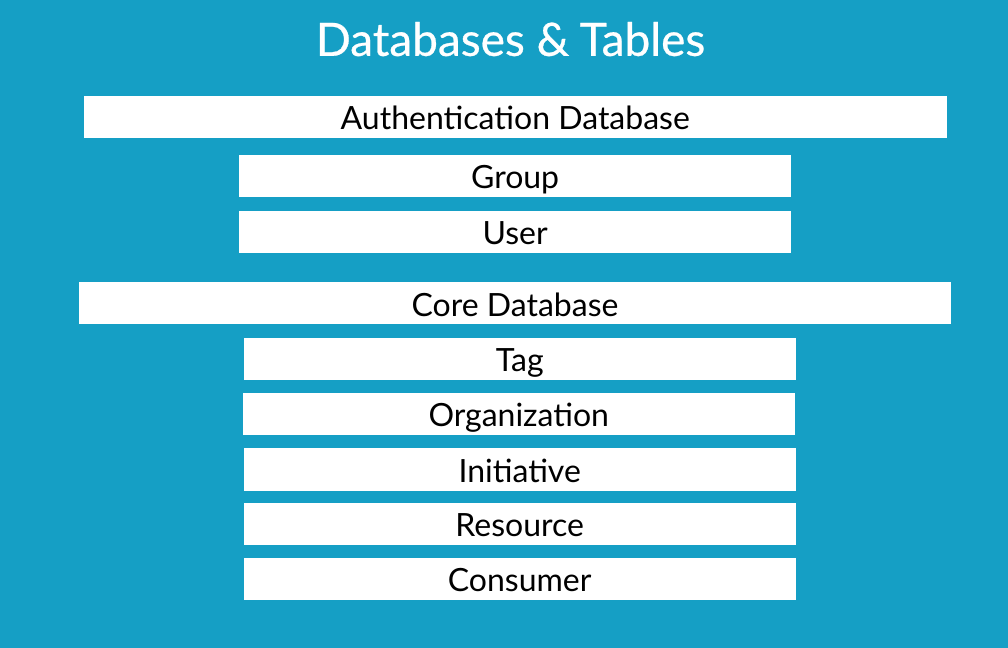
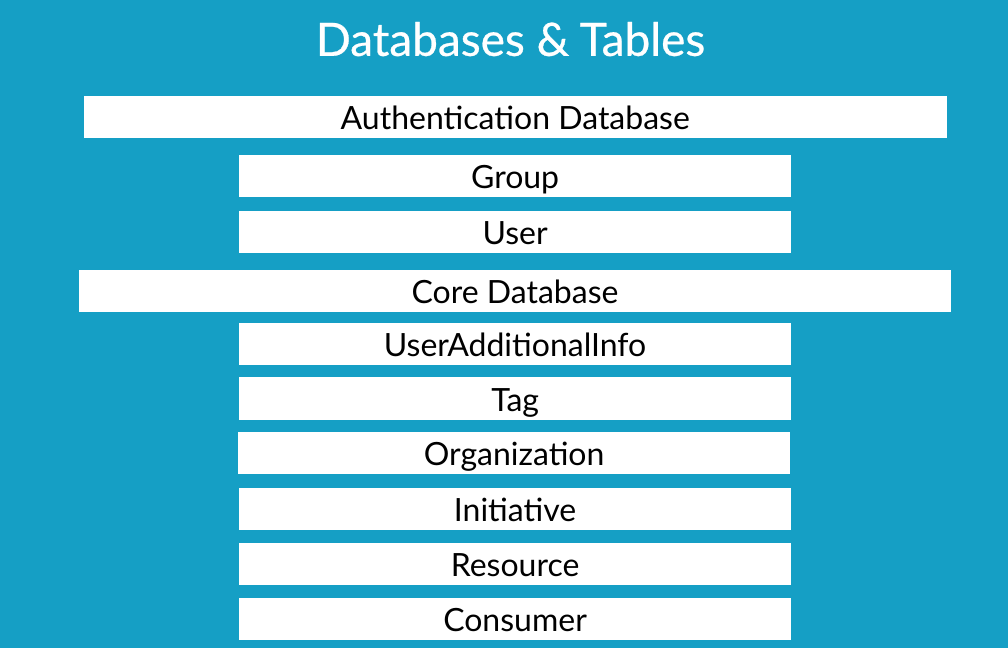
Before and after one commit to The-AS8-organization/Database, a slide deck: slide 3 of static/images/AS8-ORG-DB-plan.pptx. Drawn at 1008x648 pixels with LibreOffice and Linux fonts; fonts in the diff are those of the drawing. Boxes give left, top, right and bottom in pixels: in the first picture for what was removed or moved away, otherwise in the second. Text is boxed around its words. In the diff, an @@ line names an element or a change of style, - is before the commit and + after.

```diff
--- a/static/images/AS8-ORG-DB-plan.pptx
+++ b/static/images/AS8-ORG-DB-plan.pptx
@@ rectangle "Core Database": place and size @@
-rectangle "Core Database" at [79,283,950,324]
+rectangle "Core Database" at [79,270,950,311]
@@ rectangle added at [240,323,791,364], fill #FFFFFF, outline #FFFFFF 0.75 pt, 32 pt, text #000000 @@
+UserAdditionalInfo
@@ 5 rectangles: place and size @@
-5 rectangles at [243,338,796,600]
+5 rectangles at [239,378,791,639]
```
Also in this commit, not shown: 1 other slide changed, 11 other files.
